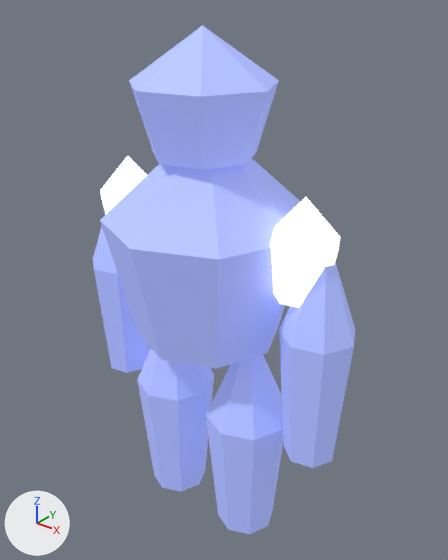
The Blender file assets/models/source/deep-fracture-creature-StoneSentinel-storm.blend, before and after one commit.
Rendered twice from a camera (50 mm lens) standing at (2.55, -3.02, 3.76) and looking at (0.04, 0.12, 1.81). Arrows for +X, +Y and +Z are at lower left; the lights stay in place. The older version comes first.

Before the edit, the objects in view are built like this:
```python
ob_arm_left = bpy.data.objects.new('arm-left', me_arm_left)
ob_arm_left.location = (-0.888, 0.0, 1.581)
ob_arm_right = bpy.data.objects.new('arm-right', me_arm_right)
ob_arm_right.location = (0.912, 0.0, 1.581)
ob_armor_core_left = bpy.data.objects.new('armor-core-left', me_armor_core_left)
ob_armor_core_left.location = (-0.738, 0.0, 2.272)
ob_armor_core_right = bpy.data.objects.new('armor-core-right', me_armor_core_right)
ob_armor_core_right.location = (0.762, 0.0, 2.272)
ob_chest_block = bpy.data.objects.new('chest-block', me_chest_block)
ob_chest_block.location = (0.0, 0.0, 2.171)
ob_head_block = bpy.data.objects.new('head-block', me_head_block)
ob_head_block.location = (0.024, -0.03, 3.111)
ob_leg_left = bpy.data.objects.new('leg-left', me_leg_left)
ob_leg_left.location = (-0.36, 0.0, 0.69)
ob_leg_right = bpy.data.objects.new('leg-right', me_leg_right)
ob_leg_right.location = (0.36, 0.0, 0.69)
```
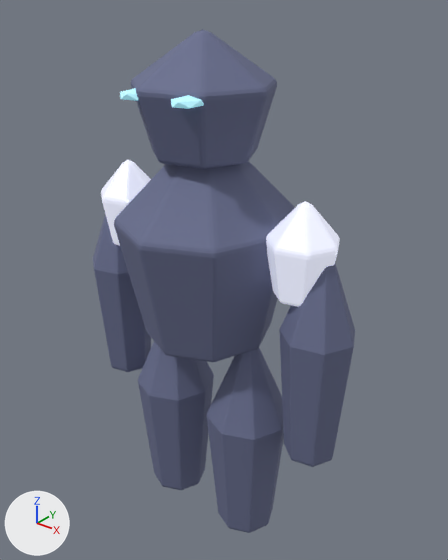
The change, as a diff of the scene's bpy script:
```diff
--- a/assets/models/source/deep-fracture-creature-StoneSentinel-storm.blend.py
+++ b/assets/models/source/deep-fracture-creature-StoneSentinel-storm.blend.py
@@ mat_export_source @@
 mat_export_source.emission_color = (1.148, 1.182, 1.4)  # white #ffffff
-mat_export_source.emission_strength = 1.0
+mat_export_source.emission_strength = 0.28
@@ mat_export_source_001 @@
 mat_export_source_001 = principled_material('export-source.001')
-mat_export_source_001.base_color = (0.4, 0.48, 1.0)  # blue #aab8ff
+mat_export_source_001.base_color = (0.147, 0.165, 0.285)  # blue #6b7191
 mat_export_source_001.roughness = 0.7
-mat_export_source_001.emission_color = (0.1, 0.12, 0.25)  # blue #596189
-mat_export_source_001.emission_strength = 1.0
@@ mat_inset_elemental_eyes @@
+mat_inset_elemental_eyes = principled_material('inset-elemental-eyes')
+mat_inset_elemental_eyes.base_color = (0.5, 0.85, 0.9)  # cyan #bcedf3
+mat_inset_elemental_eyes.emission_color = (0.25, 0.65, 0.8)  # cyan #89d3e7
+mat_inset_elemental_eyes.emission_strength = 0.45
@@ me_chest_block @@
 # used by ob_chest_block; location = (0.0, 0.0, 2.171)
-me_chest_block.from_pydata(...)  # 18 vertices, 32 faces; spans x -0.72..0.72, y -0.72..0.72, z -0.8..0.8
+me_chest_block.from_pydata(...)  # 18 vertices, 32 faces; spans x -0.62..0.62, y -0.66..0.66, z -0.8..0.8
+# me_chest_block part 1: the whole mesh is scaled about its middle by (0.86, 0.91, 1)
 me_chest_block.materials.append(mat_export_source_001)
@@ me_icosphere_001 @@
+me_icosphere_001.from_pydata(...)  # an icosphere of 20 faces spanning x -0.086..0.086, y -0.103..0.103, z -0.036..0.036
+me_icosphere_001.materials.append(mat_inset_elemental_eyes)  # cyan #bcedf3, glowing cyan #89d3e7
@@ ob_inset_eye_1 @@
+ob_inset_eye_1 = bpy.data.objects.new('inset-eye-1', me_icosphere_001)
+ob_inset_eye_1.location = (0.225, -0.423, 3.151)
@@ ob_inset_eye__1 @@
+ob_inset_eye__1 = bpy.data.objects.new('inset-eye--1', me_icosphere_001.copy())
+ob_inset_eye__1.location = (-0.177, -0.423, 3.151)
```

Pixel boxes [x1, y1, x2, y2] of what changed, in the pictures (448 x 560 px):
'chest-block', recoloured, surface changed, mesh rescaled (10% narrower): before [100, 159, 301, 369]; after [114, 161, 295, 362]
'head-block', recoloured, surface changed (darker): [131, 29, 277, 169] in both
'arm-right', recoloured, surface changed (darker): [279, 264, 355, 467] in both
'leg-right', recoloured, surface changed (darker): [206, 355, 284, 533] in both
'leg-left', recoloured, surface changed (darker): [138, 349, 214, 490] in both
'armor-core-right', surface changed: [270, 201, 340, 307] in both
'arm-left', recoloured, surface changed (darker): [93, 214, 151, 372] in both
'armor-core-left', surface changed: [101, 160, 147, 214] in both
'inset-eye-1', added: after [171, 95, 204, 109]
'inset-eye--1', added: after [120, 88, 139, 101]
